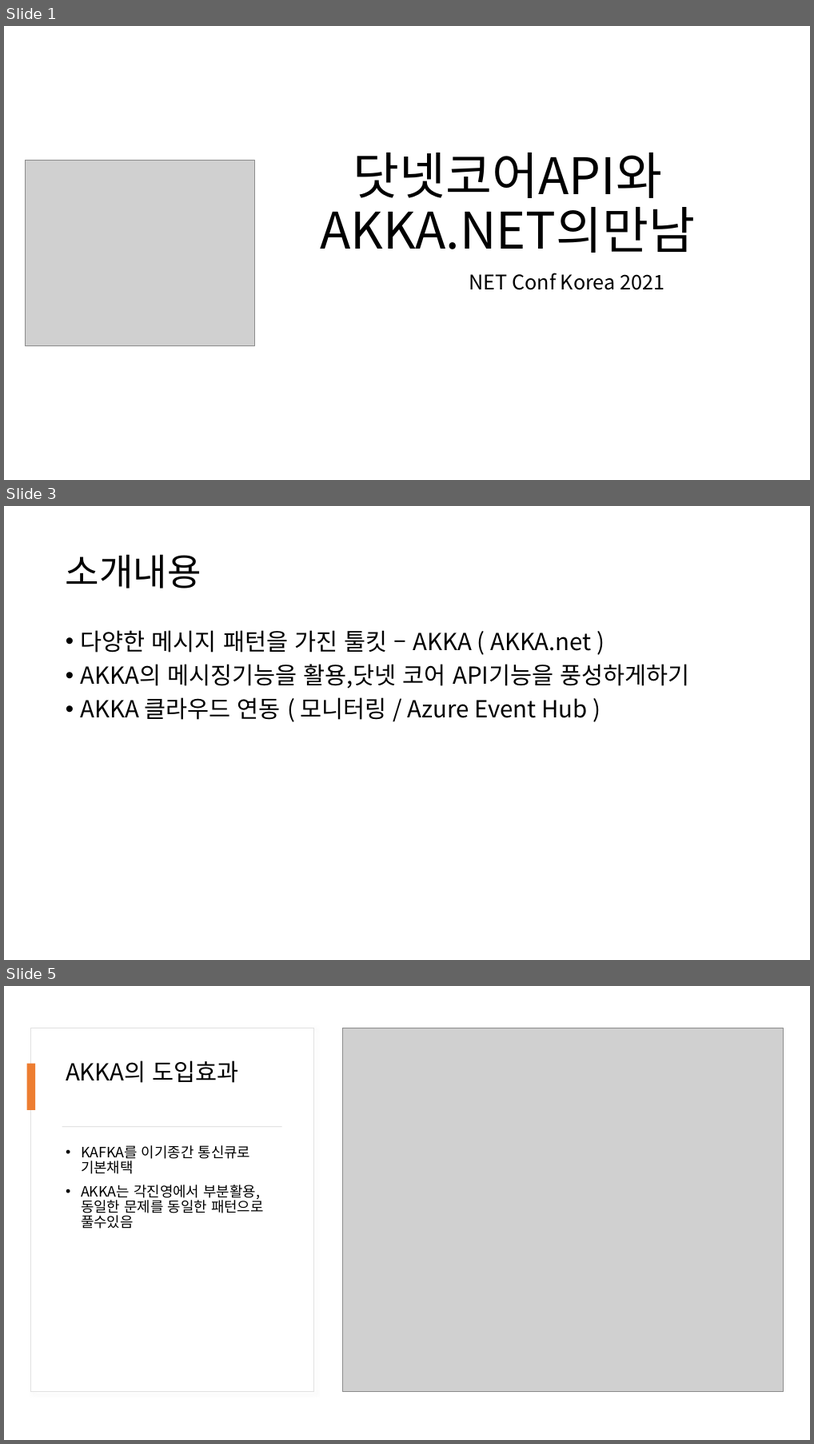
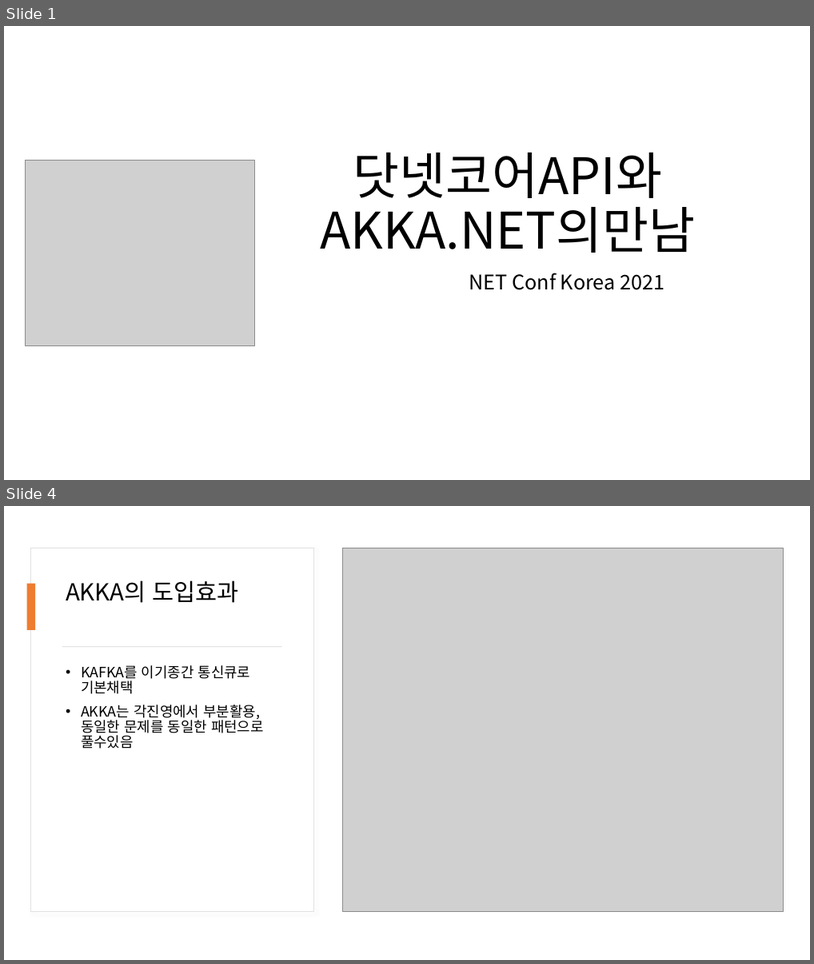
Before and after one commit to psmon/AkkaDotModule, a slide deck: Doc/DotCoreApiWithAkka.pptx. Shown one above the other, each under a label of ours: slides 1, 3 and 5 before the commit, slides 1 and 4 after it; the slides between them are not shown. The pictures are 814x1444 and 814x964 pixels, drawn with LibreOffice and Linux fonts; fonts in the diff are those of the drawing; grey boxes stand for pictures. Boxes give left, top, right and bottom in pixels: in the first picture for what was removed or moved away, otherwise in the second. Text is boxed around its words. In the diff, an @@ line names an element or a change of style, - is before the commit and + after.

```diff
--- a/Doc/DotCoreApiWithAkka.pptx
+++ b/Doc/DotCoreApiWithAkka.pptx
@@ slide 3 removed at box(4, 506, 810, 960), background #FFFFFF @@
@@ title removed at box(66, 554, 202, 588) @@
-소개내용
@@ text removed at box(81, 630, 690, 720) @@
-• 다양한 메시지 패턴을 가진 툴킷 – AKKA ( AKKA.net )
-• AKKA의 메시징기능을 활용,닷넷 코어 API기능을 풍성하게하기
-• AKKA 클라우드 연동 ( 모니터링 / Azure Event Hub )
@@ what was slide 5 is now slide 4 @@
```
Also in this commit, not shown: 5 slides changed, 2 slides added, 1 other file.
